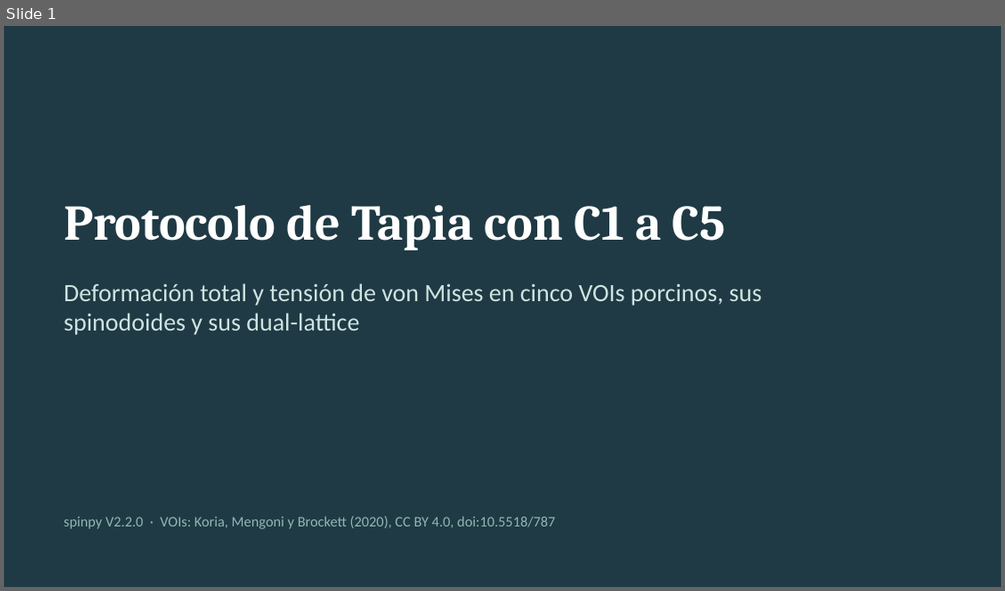
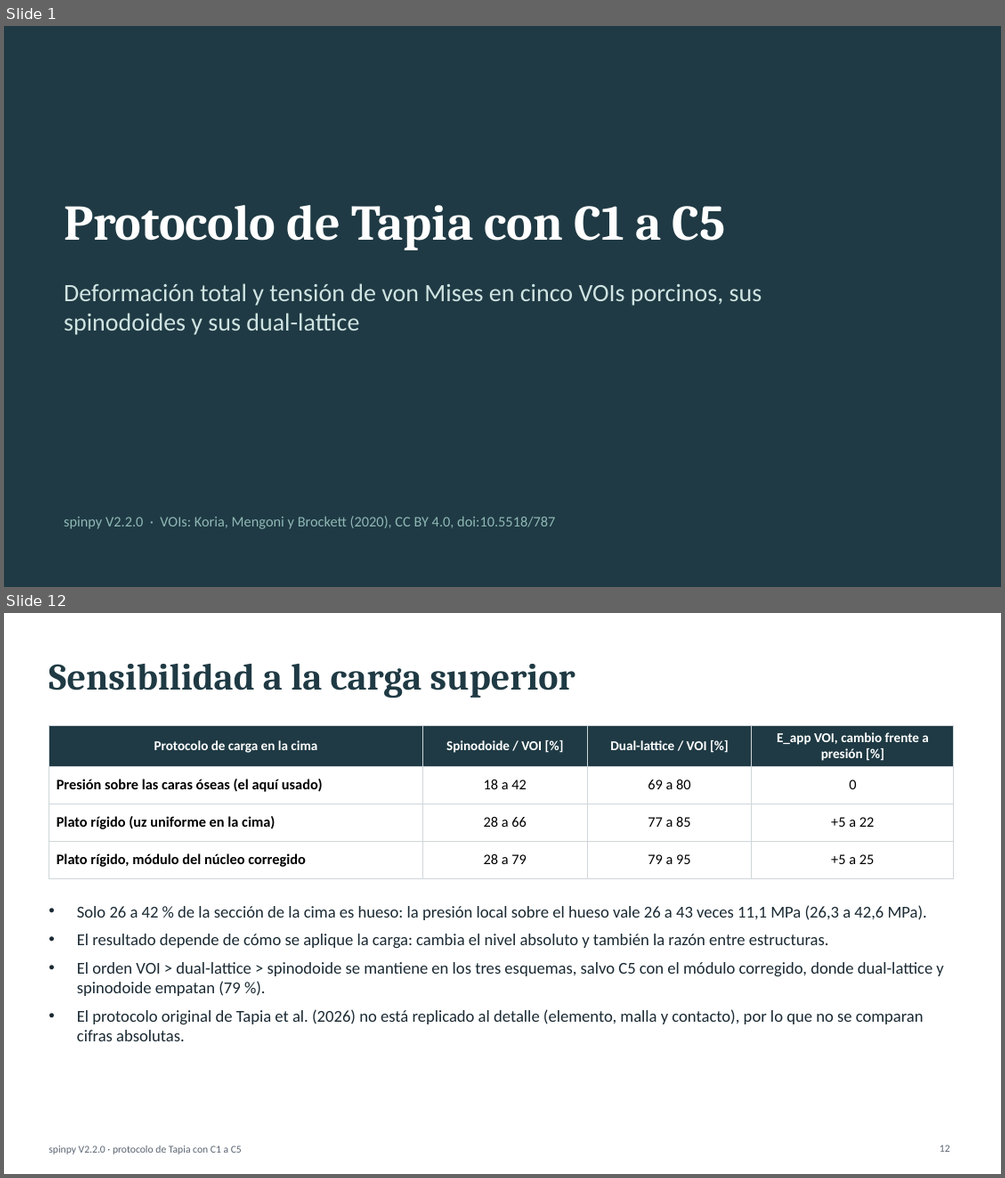
Before and after one commit to cgt1989/spinpy, a slide deck: comparativa_motores/tapia_c1_c5/Tapia_C1_C5.pptx. Shown one above the other, each under a label of ours: slide 1 before the commit, slides 1 and 12 after it; the slides between them are not shown. The pictures are 1005x591 and 1005x1178 pixels, drawn with LibreOffice and Linux fonts; fonts in the diff are those of the drawing. Boxes give left, top, right and bottom in pixels: in the first picture for what was removed or moved away, otherwise in the second. Text is boxed around its words. In the diff, an @@ line names an element or a change of style, - is before the commit and + after.

```diff
--- a/comparativa_motores/tapia_c1_c5/Tapia_C1_C5.pptx
+++ b/comparativa_motores/tapia_c1_c5/Tapia_C1_C5.pptx
@@ slide 12 added at <box>4,613,1001,1174</box>, background #FFFFFF @@
@@ title added at <box>48,663,575,698</box>, 36 pt, text #1F3A44, bold @@
+Sensibilidad a la carga superior
@@ table added at <box>48,725,954,870</box>, 4 rows, 4 columns @@
+Protocolo de carga en la cima | Spinodoide / VOI [%] | Dual-lattice / VOI [%] | E_app VOI, cambio frente a presión [%]
+Presión sobre las caras óseas (el aquí usado) | 18 a 42 | 69 a 80 | 0
+Plato rígido (uz uniforme en la cima) | 28 a 66 | 77 a 85 | +5 a 22
+Plato rígido, módulo del núcleo corregido | 28 a 79 | 79 a 95 | +5 a 25
@@ text added at <box>77,905,943,1041</box>, 16 pt, text #1B2A33 @@
+• Solo 26 a 42 % de la sección de la cima es hueso: la presión local sobre el hueso vale 26 a 43 veces 11,1 MPa (26,3 a 42,6 MPa).
+• El resultado depende de cómo se aplique la carga: cambia el nivel absoluto y también la razón entre estructuras.
+• El orden VOI > dual-lattice > spinodoide se mantiene en los tres esquemas, salvo C5 con el módulo corregido, donde dual-lattice y spinodoide empatan (79 %).
+• El protocolo original de Tapia et al. (2026) no está replicado al detalle (elemento, malla y contacto), por lo que no se comparan cifras absolutas.
@@ text added at <box>48,1145,242,1154</box>, 10 pt, text #5B6573 @@
+spinpy V2.2.0 · protocolo de Tapia con C1 a C5
@@ page number added at <box>939,1144,950,1151</box>, 10 pt, text #5B6573 @@
+12
```
Also in this commit, not shown: 12 slides changed, 1 other slide added, 7 other files.
